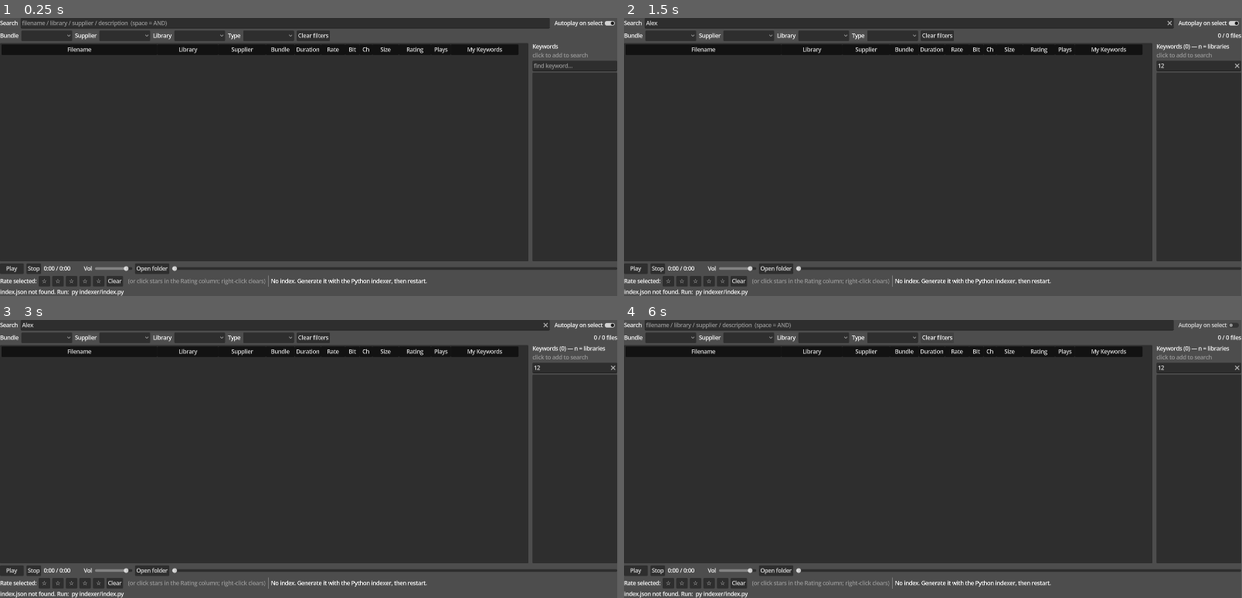
Above: before the commit, frames 1-4 (two rows, left to right).
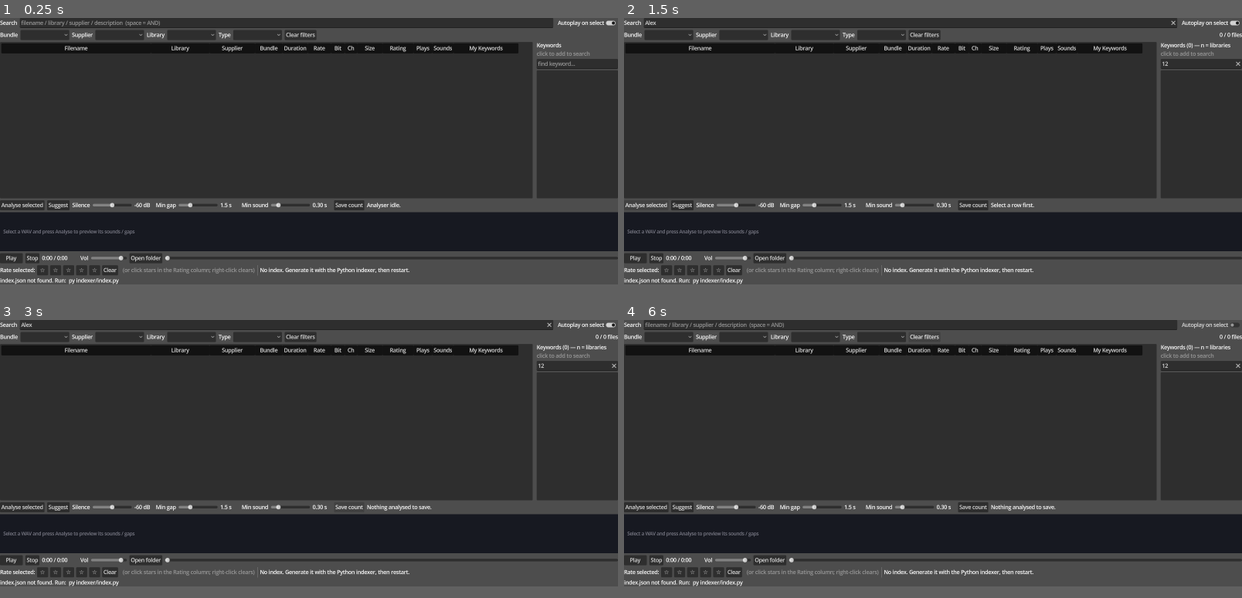
Above: after the commit, the same moments.

Repository: benedictcarter/sound_lib
Game: Godot game, scene res://main.tscn
The game is run twice, just before and just after one commit, with the same random seed, the same clock (stepped at 60 frames per second) and the same inputs.
Inputs (mouse positions are in pixels of both pictures, inside the frame that each line leads up to):
- Up to frame 1 (0.25 s): no input
- Up to frame 2 (1.5 s): click (908, 23) at 0.52 s; type "Alex" at 0.6 s; click (1198, 65) at 0.75 s; type "12" at 0.83 s; click (648, 212) at 1.25 s, where only the run after the commit has a clickable "Analyse selected"
- Up to frame 3 (3 s): click (55, 514) at 2 s, where only the run after the commit has a clickable "Suggest"; click (346, 514) at 2.75 s, where only the run after the commit has a clickable "Save count"
- Up to frame 4 (6 s): click "Play" at 3.5 s; click "Play" at 4.25 s; click "Autoplay on select" at 5 s; click "Clear filters" at 5.75 s
In our replay, the window is 799x360 before the commit and 800x345 after it. These sizes can differ from the game's own. Grey fills any space a smaller window leaves; there, only what the larger window draws over its background counts as a difference.

The runs differ from the first frame. In frame 1, 13% of the frame differs, in the area x 0-100%, y 0-100%; in frame 2, 13%; in frame 3, 13%; in frame 4, 13%.

Commit message:
Phase 1: gap analysis + interactive "Sounds" visualiser
Detect how many sounds a file contains (separated by silence) and preview where
it would be chopped.

- indexer/gaps.py: RMS-dBFS envelope + segment/gap detection (soundfile, 24-bit).
- indexer/envelope.py: one-file envelope + per-file suggested threshold from the
  loudness histogram; called by the app per selection.
- indexer/analyze.py: batch sound counts -> app/analysis.json (Sounds column).
- indexer/explore_gaps.py: threshold-sweep tuning tool. Finding: an absolute
  -60 dBFS floor generalises far better than peak-relative (which a loud
  transient breaks). Defaults: -60 dBFS, 1.5s min gap, 0.3s min sound.

App:
- Analyser panel: dB-vs-time graph (WaveGraph) with the silence threshold,
  shaded dead zones, chop markers and a playback cursor. Live Silence/Min-gap/
  Min-sound sliders re-detect instantly (GDScript mirror of gaps.py); Suggest
  applies the per-file threshold; Save count writes the Sounds column.
- New sortable Sounds column (from app/analysis.json). Envelope extraction runs
  off-thread so the UI stays responsive.

Co-Authored-By: Claude Opus 4.8 <noreply@anthropic.com>

Diff:
--- a/app/main.gd
+++ b/app/main.gd
@@ -15,20 +15,22 @@
 const COL_SIZE := 8
 const COL_RATING := 9   # user data (app/userdata.json)
 const COL_PLAYS := 10   # user data (auto-incremented on finished playback)
-const COL_TAGS := 11    # user data (your own keywords; editable inline)
-const COL_COUNT := 12
+const COL_SOUNDS := 11  # analysis: detected sound count (app/analysis.json)
+const COL_TAGS := 12    # user data (your own keywords; editable inline)
+const COL_COUNT := 13
 
 const COL_TITLES := [
 	"Filename", "Library", "Supplier", "Bundle",
-	"Duration", "Rate", "Bit", "Ch", "Size", "Rating", "Plays", "My Keywords",
+	"Duration", "Rate", "Bit", "Ch", "Size", "Rating", "Plays", "Sounds", "My Keywords",
 ]
-# Which record field each column sorts/reads. Bundle, Rating, Plays and Tags are
-# special-cased in _sort_value (the last three live in user data, not the record).
+# Which record field each column sorts/reads. Bundle, Rating, Plays, Sounds and
+# Tags are special-cased in _sort_value (they don't live in the record).
 const COL_FIELD := [
 	"filename", "library", "supplier", "bundle",
-	"duration", "sample_rate", "bit_depth", "channels", "size", "", "", "",
+	"duration", "sample_rate", "bit_depth", "channels", "size", "", "", "", "",
 ]
-const NUMERIC_COLS := [COL_DURATION, COL_RATE, COL_BIT, COL_CH, COL_SIZE, COL_RATING, COL_PLAYS]
+const NUMERIC_COLS := [COL_DURATION, COL_RATE, COL_BIT, COL_CH, COL_SIZE,
+	COL_RATING, COL_PLAYS, COL_SOUNDS]
 
 # Tokens ignored by the keyword analysis: English filler + audio/file-format
 # noise (channel layouts, formats, mic patterns) that would otherwise dominate.
@@ -51,9 +53,67 @@
 const KW_MIN_LEN := 2       # ignore 1-char tokens
 
 # Default column widths (indices match COL_*). Columns are resizable at runtime.
-const COL_DEFAULT_W := [460, 180, 140, 85, 65, 72, 42, 38, 78, 95, 58, 200]
+const COL_DEFAULT_W := [460, 180, 140, 85, 65, 72, 42, 38, 78, 95, 58, 60, 200]
 const COL_MIN_W := 28       # smallest a column can be dragged to
 const RESIZE_GRAB := 6      # px tolerance around a divider to start a resize
+
+# Gap analysis defaults (chosen from exploration; tunable live in the analyser).
+const DEF_SILENCE_DB := -60.0
+const DEF_MIN_GAP_S := 1.5
+const DEF_MIN_SOUND_S := 0.3
+
+
+## Draws the loudness (dBFS) envelope vs time, the silence threshold, the
+## detected "dead zones" (gaps) and a playback cursor.
+class WaveGraph extends Control:
+	var levels := PackedFloat32Array()
+	var segments: Array = []          # [[start_frame, end_frame], ...]
+	var threshold_db: float = DEF_SILENCE_DB
+	var playhead: float = -1.0        # 0..1; < 0 hides
+	const TOP_DB := 0.0
+	const BOT_DB := -90.0
+
+	func _yfor(db: float) -> float:
+		return clampf((TOP_DB - db) / (TOP_DB - BOT_DB), 0.0, 1.0) * size.y
+
+	func _draw() -> void:
+		var w := size.x
+		var h := size.y
+		draw_rect(Rect2(Vector2.ZERO, size), Color(0.09, 0.10, 0.13))
+		var n := levels.size()
+		if n == 0:
+			draw_string(get_theme_default_font(), Vector2(10, h * 0.5 + 5),
+				"Select a WAV and press Analyse to preview its sounds / gaps",
+				HORIZONTAL_ALIGNMENT_LEFT, -1, 14, Color(0.5, 0.5, 0.55))
+			return
+		# dead zones = gaps between detected segments (what gets cut)
+		var gap_col := Color(0.85, 0.25, 0.25, 0.20)
+		var prev_end := 0
+		for s in segments:
+			var ge: int = int(s[0])
+			if ge > prev_end:
+				var gx := float(prev_end) / n * w
+				draw_rect(Rect2(gx, 0, float(ge) / n * w - gx, h), gap_col)
+			prev_end = int(s[1])
+		if n > prev_end:
+			var gx := float(prev_end) / n * w
+			draw_rect(Rect2(gx, 0, w - gx, h), gap_col)
+		# loudness envelope (one bar per pixel column)
+		var col := Color(0.40, 0.85, 0.78)
+		for x in int(w):
+			var fi := mini(int(float(x) / w * n), n - 1)
+			draw_line(Vector2(x, h), Vector2(x, _yfor(levels[fi])), col, 1.0)
+		# silence threshold
+		var ty := _yfor(threshold_db)
+		draw_line(Vector2(0, ty), Vector2(w, ty), Color(1.0, 0.6, 0.1), 1.5)
+		# chop boundaries (start of each detected sound)
+		for s in segments:
+			var xs := float(s[0]) / n * w
+			draw_line(Vector2(xs, 0), Vector2(xs, h), Color(0.35, 1.0, 0.55, 0.7), 1.0)
+		# playback cursor
+		if playhead >= 0.0:
+			draw_line(Vector2(playhead * w, 0), Vector2(playhead * w, h),
+				Color(1, 1, 1, 0.85), 1.0)
 
 # ----- data ----------------------------------------------------------------
 var _all: Array = []          # all records (Dictionaries)
@@ -67,6 +127,28 @@
 var _userdata: Dictionary = {}
 var _ud_path: String = ""
 var _star_btns: Array = []    # 5 rating buttons in the player bar
+
+# analysis (gap detection) -- { rel_path : {"sounds": int} }, persisted apart.
+var _analysis: Dictionary = {}
+var _an_path: String = ""
+
+# analyser panel / live preview state
+var _graph: WaveGraph
+var _an_levels := PackedFloat32Array()    # cached envelope for the loaded file
+var _an_frame_s: float = 0.02
+var _an_duration: float = 0.0
+var _an_rec: Variant = null               # record currently in the analyser
+var _an_suggested: float = DEF_SILENCE_DB
+var _sil_slider: HSlider
+var _gap_slider: HSlider
+var _snd_slider: HSlider
+var _sil_lbl: Label
+var _gap_lbl: Label
+var _snd_lbl: Label
+var _an_status: Label
+var _an_thread: Thread = null
+var _an_busy: bool = false
+var _an_out_path: String = ""
 
 # ----- nodes ---------------------------------------------------------------
 var _search: LineEdit
@@ -115,7 +197,10 @@
 	_player = $Player
 	_player.finished.connect(_on_playback_finished)
 	_ud_path = ProjectSettings.globalize_path("res://userdata.json")
+	_an_path = ProjectSettings.globalize_path("res://analysis.json")
+	_an_out_path = ProjectSettings.globalize_path("user://envelope.json")
 	_load_userdata()
+	_load_analysis()
 	_build_ui()
 	_load_index()
 
@@ -203,6 +288,8 @@
 	# big offset -> table takes the slack, keyword panel rests at its min width
 	split.set_deferred("split_offset", 5000)
 
+	_build_analyser(root)
+
 	# --- player bar -----------------------------------------------------
 	var pbar := HBoxContainer.new()
 	pbar.add_theme_constant_override("separation", 8)
@@ -340,6 +427,69 @@
 	_kw_list.item_clicked.connect(_on_keyword_clicked)
 	panel.add_child(_kw_list)
 	return panel
+
+
+func _build_analyser(root: VBoxContainer) -> void:
+	var bar := HBoxContainer.new()
+	bar.add_theme_constant_override("separation", 8)
+	root.add_child(bar)
+
+	var an_btn := Button.new()
+	an_btn.text = "Analyse selected"
+	an_btn.pressed.connect(_analyse_selected)
+	bar.add_child(an_btn)
+
+	var sug := Button.new()
+	sug.text = "Suggest"
+	sug.tooltip_text = "Set the silence threshold from this file's loudness histogram"
+	sug.pressed.connect(_apply_suggested)
+	bar.add_child(sug)
+
+	_sil_slider = _add_slider(bar, "Silence", -90, -30, 1, DEF_SILENCE_DB)
+	_sil_lbl = bar.get_child(bar.get_child_count() - 1) as Label
+	_gap_slider = _add_slider(bar, "Min gap", 0.2, 5.0, 0.1, DEF_MIN_GAP_S)
+	_gap_lbl = bar.get_child(bar.get_child_count() - 1) as Label
+	_snd_slider = _add_slider(bar, "Min sound", 0.0, 2.0, 0.05, DEF_MIN_SOUND_S)
+	_snd_lbl = bar.get_child(bar.get_child_count() - 1) as Label
+
+	var save := Button.new()
+	save.text = "Save count"
+	save.tooltip_text = "Store this sound count in the Sounds column"
+	save.pressed.connect(_save_current_count)
+	bar.add_child(save)
+
+	_an_status = Label.new()
+	_an_status.size_flags_horizontal = Control.SIZE_EXPAND_FILL
+	_an_status.text = "Analyser idle."
+	bar.add_child(_an_status)
+
+	_graph = WaveGraph.new()
+	_graph.custom_minimum_size = Vector2(0, 120)
+	_graph.size_flags_horizontal = Control.SIZE_EXPAND_FILL
+	root.add_child(_graph)
+	_update_param_labels()
+
+
+# Adds "label [slider]" to a bar; returns the slider and appends a value Label
+# (so the caller can grab it as the last child).
+func _add_slider(bar: HBoxContainer, name: String, lo: float, hi: float,
+		step: float, val: float) -> HSlider:
+	var l := Label.new()
+	l.text = name
+	bar.add_child(l)
+	var s := HSlider.new()
+	s.min_value = lo
+	s.max_value = hi
+	s.step = step
+	s.value = val
+	s.custom_minimum_size = Vector2(120, 0)
+	s.size_flags_vertical = Control.SIZE_SHRINK_CENTER
+	s.value_changed.connect(func(_v): _on_param_changed())
+	bar.add_child(s)
+	var vl := Label.new()
+	vl.custom_minimum_size = Vector2(58, 0)
+	bar.add_child(vl)
+	return s
 
 
 # ===========================================================================
@@ -546,6 +696,8 @@
 		return _get_rating(rec)
 	if col == COL_PLAYS:
 		return _get_plays(rec)
+	if col == COL_SOUNDS:
+		return _get_sounds(rec)
 	if col == COL_TAGS:
 		return _get_tags(rec)
 	return rec.get(COL_FIELD[col])
@@ -608,7 +760,7 @@
 		it.set_text(COL_CH, "" if rec.get("channels") == null else str(int(rec.get("channels"))))
 		it.set_text(COL_SIZE, _fmt_size(rec.get("size")))
 		_apply_userdata_cells(it, rec)
-		for c in [COL_DURATION, COL_RATE, COL_BIT, COL_CH, COL_SIZE, COL_PLAYS]:
+		for c in [COL_DURATION, COL_RATE, COL_BIT, COL_CH, COL_SIZE, COL_PLAYS, COL_SOUNDS]:
 			it.set_text_alignment(c, HORIZONTAL_ALIGNMENT_RIGHT)
 		it.set_metadata(0, rec)
 	_count_label.text = "%d / %d files" % [_filtered.size(), _all.size()]
@@ -619,6 +771,8 @@
 	it.set_text(COL_RATING, _stars(rating))
 	var plays := _get_plays(rec)
 	it.set_text(COL_PLAYS, "" if plays == 0 else str(plays))
+	var sc := _get_sounds(rec)
+	it.set_text(COL_SOUNDS, "" if sc <= 0 else str(sc))
 	it.set_text(COL_TAGS, _get_tags(rec))
 	it.set_editable(COL_TAGS, true)            # double-click to edit
 	it.set_tooltip_text(COL_TAGS, "Double-click to edit. Separate keywords with spaces or commas.")
@@ -840,6 +994,15 @@
 
 func _process(_delta: float) -> void:
 	_update_rating_hover()
+	# playback cursor on the analyser graph (only when the playing file is the
+	# one shown in the analyser)
+	if _graph and not _an_levels.is_empty():
+		var ph := -1.0
+		if _player.playing and _playing_rec != null and _playing_rec == _an_rec and _stream_len > 0.0:
+			ph = clampf(_player.get_playback_position() / _stream_len, 0.0, 1.0)
+		if ph != _graph.playhead:
+			_graph.playhead = ph
+			_graph.queue_redraw()
 	if _player.stream == null or _stream_len <= 0.0:
 		return
 	if _player.playing and not _seeking:
@@ -942,6 +1105,165 @@
 	if n <= 0:
 		return ""
 	return "★".repeat(n) + "☆".repeat(5 - n)
+
+
+# ===========================================================================
+#  Gap analysis / sound-count visualiser
+# ===========================================================================
+func _load_analysis() -> void:
+	if not FileAccess.file_exists(_an_path):
+		return
+	var data: Variant = JSON.parse_string(FileAccess.get_file_as_string(_an_path))
+	if typeof(data) == TYPE_DICTIONARY:
+		_analysis = data
+
+
+func _save_analysis() -> void:
+	var f := FileAccess.open(_an_path, FileAccess.WRITE)
+	if f:
+		f.store_string(JSON.stringify(_analysis))
+
+
+func _get_sounds(rec: Dictionary) -> int:
+	var a: Variant = _analysis.get(String(rec.get("path", "")))
+	return int(a.get("sounds", 0)) if typeof(a) == TYPE_DICTIONARY else 0
+
+
+func _update_param_labels() -> void:
+	if _sil_lbl: _sil_lbl.text = "%d dB" % int(_sil_slider.value)
+	if _gap_lbl: _gap_lbl.text = "%.1f s" % _gap_slider.value
+	if _snd_lbl: _snd_lbl.text = "%.2f s" % _snd_slider.value
+
+
+# --- run the Python envelope extractor for the selected file (off-thread) ---
+func _analyse_selected() -> void:
+	var rec: Variant = _selected_rec()
+	if rec == null:
+		_an_status.text = "Select a row first."
+		return
+	if String(rec.get("ext", "")).to_lower() != "wav":
+		_an_status.text = "Analyser supports WAV only."
+		return
+	if _an_busy:
+		return
+	var audio := _abs_path(rec)
+	if not FileAccess.file_exists(audio):
+		_an_status.text = "File not found: %s" % audio
+		return
+	if FileAccess.file_exists(_an_out_path):
+		DirAccess.remove_absolute(_an_out_path)
+	var script := ProjectSettings.globalize_path("res://").path_join("../indexer/envelope.py").simplify_path()
+	_an_rec = rec
+	_an_busy = true
+	_an_status.text = "Analysing %s ..." % String(rec.get("filename", ""))
+	_an_thread = Thread.new()
+	_an_thread.start(_an_run.bind(script, audio, _an_out_path))
+
+
+func _an_run(script: String, audio: String, out: String) -> void:
+	var output: Array = []
+	var code := OS.execute("py", [script, audio, out], output, true)
+	if code == -1:                       # py launcher not found; try python
+		OS.execute("python", [script, audio, out], output, true)
+	call_deferred("_an_finished")
+
+
+func _exit_tree() -> void:
+	if _an_thread and _an_thread.is_started():
+		_an_thread.wait_to_finish()
+
+
+func _an_finished() -> void:
+	_an_busy = false
+	if _an_thread:
+		_an_thread.wait_to_finish()
+		_an_thread = null
+	if not FileAccess.file_exists(_an_out_path):
+		_an_status.text = "Analysis failed (no output). Is python on PATH?"
+		return
+	var data: Variant = JSON.parse_string(FileAccess.get_file_as_string(_an_out_path))
+	if typeof(data) != TYPE_DICTIONARY or not data.get("ok", false):
+		_an_status.text = "Analysis error: %s" % (data.get("error", "?") if typeof(data) == TYPE_DICTIONARY else "?")
+		return
+	_an_levels = PackedFloat32Array(data["levels"])
+	_an_frame_s = float(data["frame_s"])
+	_an_duration = float(data["duration"])
+	_an_suggested = float(data["suggested_db"])
+	_graph.levels = _an_levels
+	_apply_suggested()        # also recomputes + redraws
+
+
+func _apply_suggested() -> void:
+	if _an_levels.is_empty():
+		return
+	_sil_slider.set_value_no_signal(_an_suggested)
+	_update_param_labels()
+	_on_param_changed()
+
+
+func _on_param_changed() -> void:
+	_update_param_labels()
+	if _an_levels.is_empty():
+		_graph.queue_redraw()
+		return
+	var segs := _gd_find_segments(_an_levels, _sil_slider.value,
+		_gap_slider.value, _snd_slider.value, _an_frame_s)
+	_graph.threshold_db = _sil_slider.value
+	_graph.segments = segs
+	_graph.queue_redraw()
+	var name := String(_an_rec.get("filename", "")) if typeof(_an_rec) == TYPE_DICTIONARY else "?"
+	_an_status.text = "%s  →  %d sound%s  (%d gaps)" % [
+		name, segs.size(), "" if segs.size() == 1 else "s", maxi(0, segs.size() - 1)]
+
+
+# GDScript port of indexer/gaps.find_segments — runs live as sliders move.
+func _gd_find_segments(levels: PackedFloat32Array, silence_db: float,
+		min_gap_s: float, min_sound_s: float, frame_s: float) -> Array:
+	var n := levels.size()
+	if n == 0:
+		return []
+	var min_gap_frames := maxi(1, int(round(min_gap_s / frame_s)))
+	var min_sound_frames := min_sound_s / frame_s
+	var segs: Array = []
+	var seg_start := -1
+	var quiet := 0
+	for i in n:
+		if levels[i] >= silence_db:
+			if seg_start < 0:
+				seg_start = i
+			quiet = 0
+		else:
+			quiet += 1
+			if seg_start >= 0 and quiet >= min_gap_frames:
+				var seg_end := i - quiet + 1
+				if (seg_end - seg_start) >= min_sound_frames:
+					segs.append([seg_start, seg_end])
+				seg_start = -1
+	if seg_start >= 0 and (n - seg_start) >= min_sound_frames:
+		segs.append([seg_start, n])
+	return segs
+
+
+func _save_current_count() -> void:
+	if typeof(_an_rec) != TYPE_DICTIONARY or _an_levels.is_empty():
+		_an_status.text = "Nothing analysed to save."
+		return
+	var segs := _gd_find_segments(_an_levels, _sil_slider.value,
+		_gap_slider.value, _snd_slider.value, _an_frame_s)
+	var key := String(_an_rec.get("path", ""))
+	_analysis[key] = {
+		"sounds": segs.size(),
+		"silence_db": _sil_slider.value,
+		"min_gap_s": _gap_slider.value,
+		"min_sound_s": _snd_slider.value,
+	}
+	_save_analysis()
+	# refresh the row's Sounds cell
+	var it := _tree.get_selected()
+	if it and it.get_metadata(0) == _an_rec:
+		it.set_text(COL_SOUNDS, str(segs.size()))
+	_an_status.text = "Saved: %s → %d sounds" % [
+		String(_an_rec.get("filename", "")), segs.size()]
 
 
 # ===========================================================================
--- a/app/project.godot
+++ b/app/project.godot
@@ -13,7 +13,7 @@
 
 [display]
 
-window/size/viewport_width=1820
+window/size/viewport_width=1900
 window/size/viewport_height=820
 window/size/initial_position_type=1
 
Not shown, changed: .gitignore
Not shown, changed: CLAUDE.md
Not shown, changed: LESSONS_LEARNT.md
Not shown, changed: README.md
Not shown, added: indexer/analyze.py
Not shown, added: indexer/envelope.py
Not shown, added: indexer/explore_gaps.py
Not shown, added: indexer/gaps.py
Not shown, changed: indexer/requirements.txt
